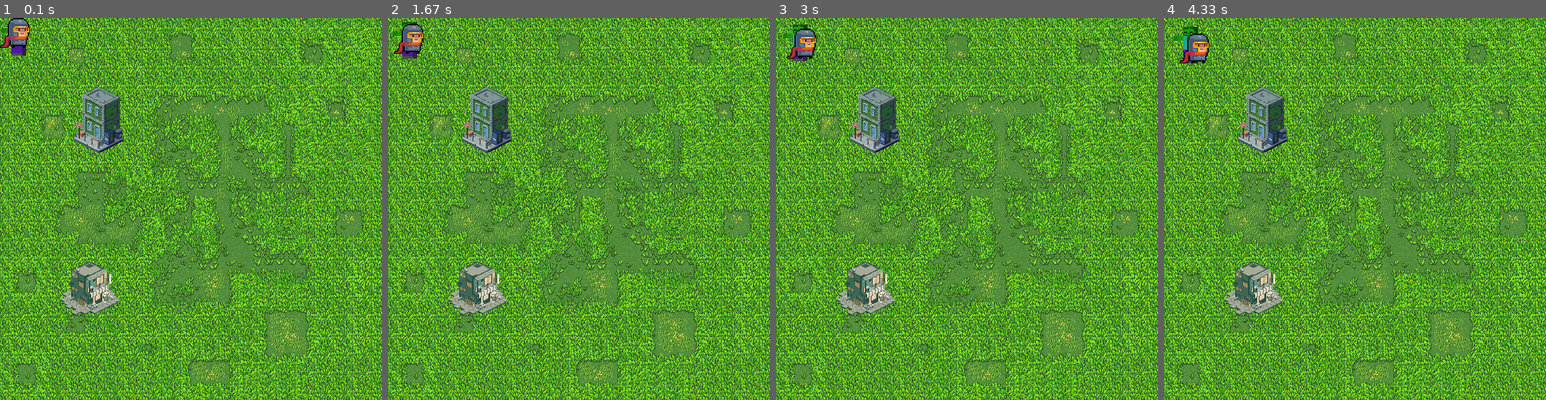
Above: before the commit, frames 1-4 (left to right).
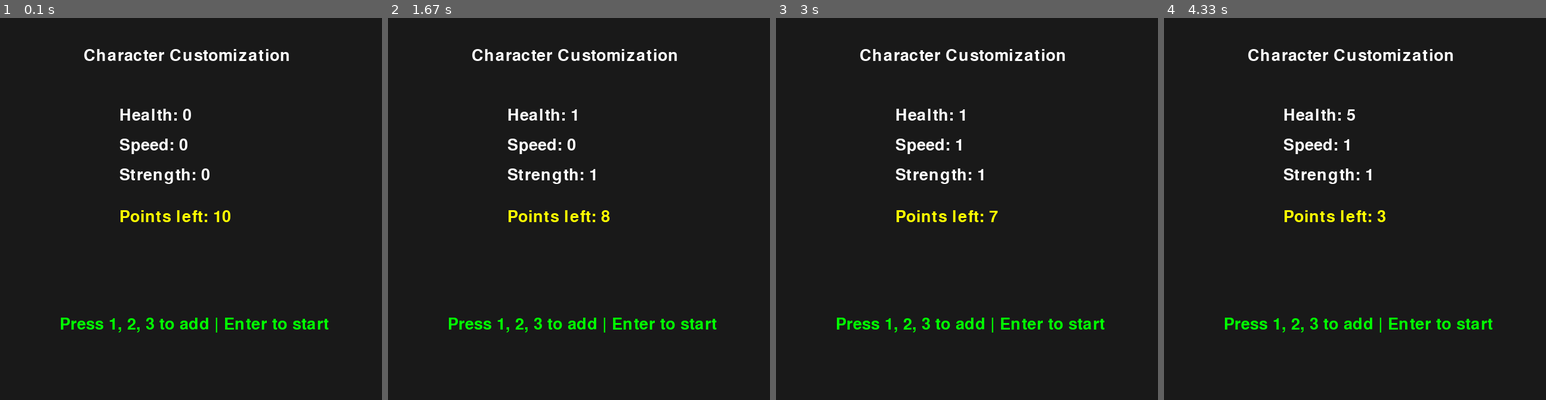
Above: after the commit, the same moments.

Repository: Lucapster/GUTS-Team-43
Game: pygame game, started from main.py
Same seed, same stepped clock (60 frames per second), same inputs: the game is played once before the commit and once after it.
Inputs:
- Up to frame 1 (0.1 s): no input
- Up to frame 2 (1.67 s): tap 3 at 0.33 s; tap 1 at 0.67 s
- Up to frame 3 (3 s): tap 2 at 2 s
- Up to frame 4 (4.33 s): tap 1 at 3.33, 3.73, 4.03, 4.23 s

The runs differ from the first frame. In frame 1, 100% of the frame differs, in the area x 0-100%, y 0-100%; in frame 2, 100%; in frame 3, 100%; in frame 4, 100%.

Commit message:
created character_customization.py for customizing character page

Diff:
--- /dev/null
+++ b/character_customization.py
@@ -0,0 +1,58 @@
+import pygame
+
+screen = pygame.display.set_mode((640, 640))
+
+def character_customization(screen):
+    font = pygame.font.Font(None, 40)
+
+
+    #initial setup
+    stats = {"Health": 0, "Speed": 0, "Strength": 0}
+    points = 10
+    customizing = True
+
+    while customizing:
+        for event in pygame.event.get():
+            if event.type == pygame.QUIT:
+                pygame.quit()
+                quit()
+
+            if event.type == pygame.KEYDOWN:
+                if points > 0:
+
+                    if event.key == pygame.K_1:
+                        stats["Health"] += 1
+                        points -= 1
+
+                    elif event.key == pygame.K_2:
+                        stats["Speed"] += 1
+                        points -= 1
+
+                    elif event.key == pygame.K_3:
+                        stats["Strength"] += 1
+                        points -= 1
+
+                elif event.key == pygame.K_RETURN:
+                    customizing = False
+                    return stats
+
+
+        screen.fill((25, 25, 25))
+
+        y = 150
+
+        title = font.render("Character Customization", True, (255, 255, 255))
+        screen.blit(title, (140, 50))
+
+        for stat, value in stats.items():
+            text = font.render(f"{stat}: {value}", True, (255, 255, 255))
+            screen.blit(text, (200, y))
+            y += 50
+
+        remaining = font.render(f"Points left: {points}", True, (255, 255, 0))
+        screen.blit(remaining, (200, y + 20))
+
+        info = font.render("Press 1, 2, 3 to add | Enter to start", True, (0, 255, 0))
+        screen.blit(info, (100, 500))
+
+        pygame.display.flip()
--- a/main.py
+++ b/main.py
@@ -1,9 +1,13 @@
 import pygame
-from game_obejct import background, zombie, human, apartment, shop
+from character_customization import character_customization
+from game_object import background, zombie, human, apartment, shop
 
 pygame.init()
 
 screen = pygame.display.set_mode((640, 640))
+
+player_stats = character_customization(screen)
+print("Chosen stats:", player_stats)
 
 x = 0
 y = 0
Renamed: game_obejct.py -> game_object.py
